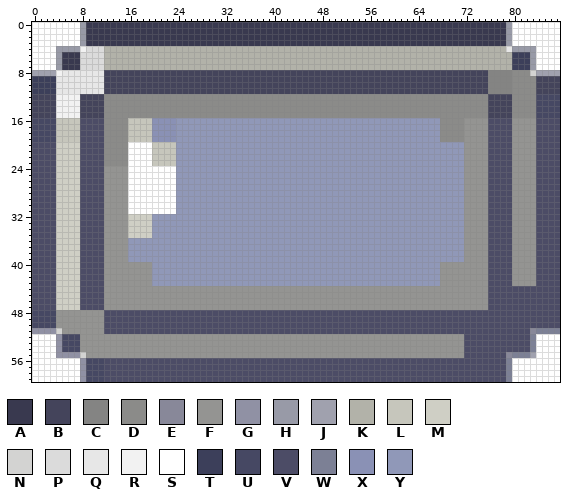
File history of a sprite sheet, src/assets/object6.png. The first picture shows the starting point.
The file is 88x60 pixels. Pixels under 10% opacity are left out. Colours within 5 levels of each other are drawn and written as one.
Palette (. is transparent): A #39394f  B #44445b  C #848483  D #8b8b89  E #888899  F #949492  G #9091a4  H #989aa7  J #a0a1ae  K #b2b2a9  L #c6c6bc  M #cfcfc5  N #d3d3d2  P #dbdbdb  Q #e7e7e7  R #f2f2f2  S #ffffff  T #3c3f5a  U #464863  V #4c4c66  W #7c8095  X #8a91b5  Y #9098b8
After the commit:
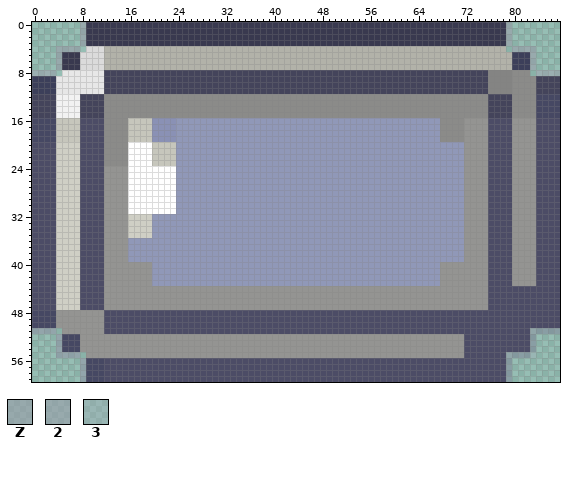
Colours new in this view: Z #989aa796  2 #999aa88e  3 #a1a4b351
The exact change:
Colour E changes from #888899 to #88889974.
Colour G changes from #9091a4 to #9091a48c.
Colour J changes from #a0a1ae to #a0a1ae82.
Colour W changes from #7c8095 to #7c809583.
Colour H gives way to colour 2 in row 4 at x 80 to 83; in rows 5 to 7 at x 83.
Colour J gives way to colour 3 in row 55 at x 83.
Colour H gives way to colour Z in rows 0 to 3 at x 8 and 79; in row 4 at x 4 to 7; in rows 5 to 7 at x 4.
The edit erases colour N in row 8 at x 83; in row 51 at x 4; in row 55 at x 8.
The edit erases colour Q in row 4 at x 79.
The edit erases colour R in row 4 at x 8; in row 8 at x 4.
The edit erases colour S in rows 0 to 3 at x 0 to 7 and 80 to 87; in rows 4 to 7 at x 0 to 3 and 84 to 87; in rows 52 to 55 at x 0 to 3 and 84 to 87; in rows 56 to 59 at x 0 to 7 and 80 to 87.
